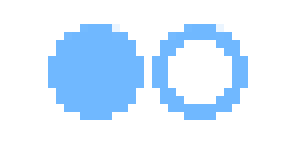
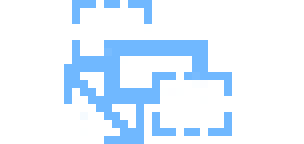
Layers edited between the first and the second w=304, h=144 image:
added layer "scalezlink" in group "boutons" over [64, 0, 232, 144]
hid "blink" over [48, 24, 248, 120]
